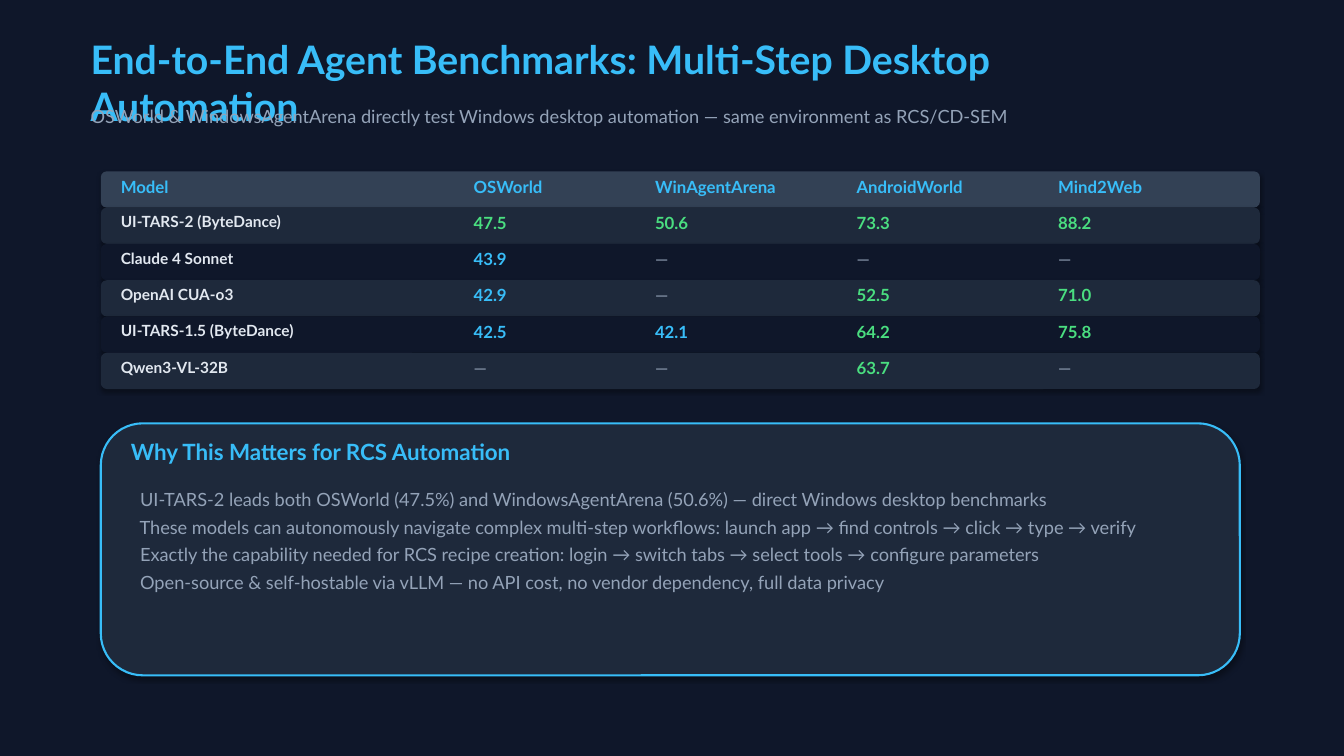
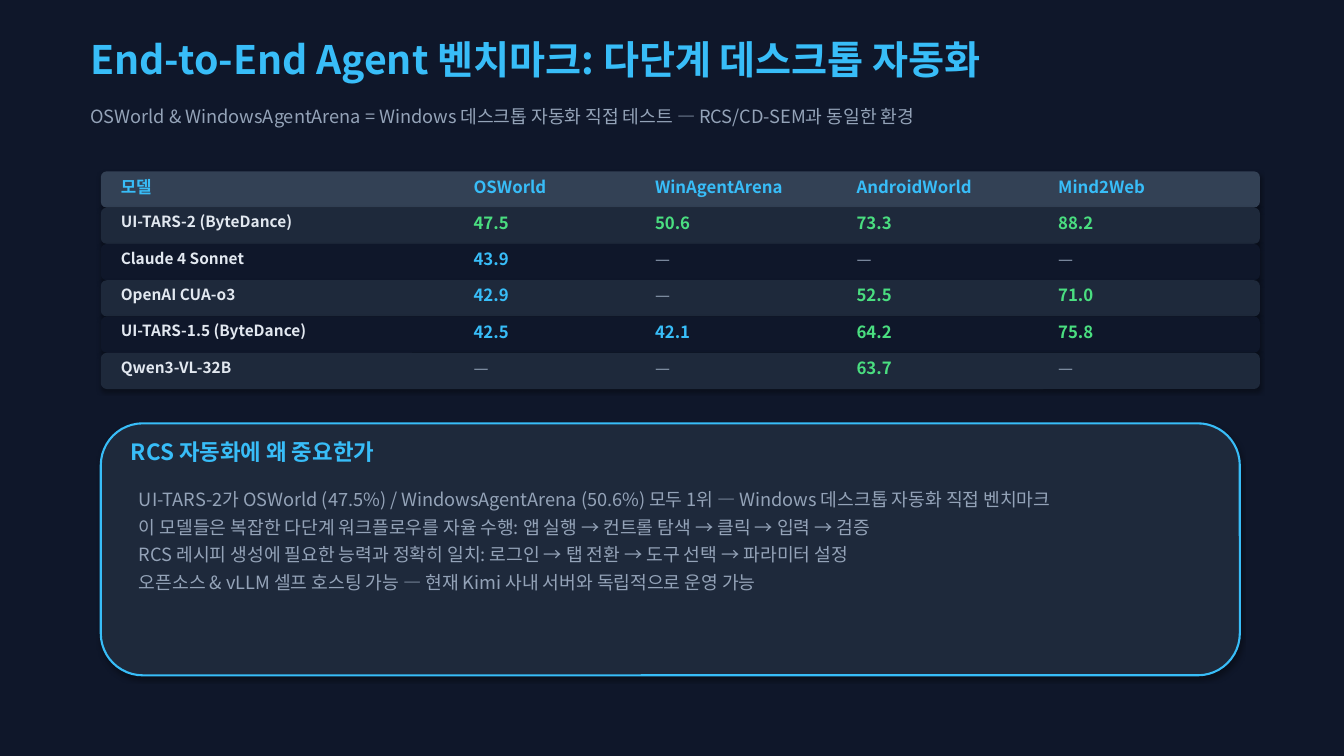
Before and after one commit to DarrenKoi/auto_recipe_creator, a slide deck: slide 4 of docs/gui_vlm_gpu_h200_proposal.pptx. Drawn at 1344x756 pixels with LibreOffice and Linux fonts; fonts in the diff are those of the drawing. Boxes give left, top, right and bottom in pixels: in the first picture for what was removed or moved away, otherwise in the second. Text is boxed around its words. In the diff, an @@ line names an element or a change of style, - is before the commit and + after.

```diff
--- a/docs/gui_vlm_gpu_h200_proposal.pptx
+++ b/docs/gui_vlm_gpu_h200_proposal.pptx
@@ text at box(91, 41, 981, 84): text changed; font Lato to Noto Sans CJK KR @@
-End-to-End Agent Benchmarks: Multi-Step Desktop Automation
+End-to-End Agent 벤치마크: 다단계 데스크톱 자동화
@@ text at box(91, 108, 914, 128): text changed; font Lato to Noto Sans CJK KR @@
-OSWorld & WindowsAgentArena directly test Windows desktop automation — same environment as RCS/CD-SEM
+OSWorld & WindowsAgentArena = Windows 데스크톱 자동화 직접 테스트 — RCS/CD-SEM과 동일한 환경
@@ text at box(121, 179, 152, 195): text changed; font Lato to Noto Sans CJK KR @@
-Model
+모델
@@ font Lato to Noto Sans CJK KR in 29 elements at box(474, 179, 547, 193), box(655, 179, 783, 197), box(857, 179, 972, 193), box(1058, 179, 1145, 193), box(121, 214, 293, 231), box(474, 216, 509, 229), box(655, 216, 690, 229), box(857, 216, 892, 229), box(1058, 216, 1093, 229), box(121, 251, 244, 264), box(474, 252, 509, 265), box(121, 288, 235, 304), box(474, 288, 509, 301), box(857, 288, 892, 301), box(1058, 288, 1093, 301), box(121, 323, 307, 340), box(474, 325, 509, 338), box(655, 325, 690, 338), box(857, 325, 892, 338), box(1058, 325, 1093, 338), box(121, 361, 231, 376), box(857, 361, 892, 374), box(645, 244, 847, 280), box(847, 244, 1049, 280), box(1049, 244, 1230, 280), box(645, 280, 847, 317), box(464, 353, 645, 389), box(645, 353, 847, 389), box(1049, 353, 1230, 389) @@
@@ text at box(131, 441, 374, 462): text changed; font Lato to Noto Sans CJK KR @@
-Why This Matters for RCS Automation
+RCS 자동화에 왜 중요한가
@@ text at box(139, 491, 1050, 591): text changed; font Lato to Noto Sans CJK KR @@
-UI-TARS-2 leads both OSWorld (47.5%) and WindowsAgentArena (50.6%) — direct Windows desktop benchmarks
-These models can autonomously navigate complex multi-step workflows: launch app → find controls → click → type → verify
-Exactly the capability needed for RCS recipe creation: login → switch tabs → select tools → configure parameters
-Open-source & self-hostable via vLLM — no API cost, no vendor dependency, full data privacy
+UI-TARS-2가 OSWorld (47.5%) / WindowsAgentArena (50.6%) 모두 1위 — Windows 데스크톱 자동화 직접 벤치마크
+이 모델들은 복잡한 다단계 워크플로우를 자율 수행: 앱 실행 → 컨트롤 탐색 → 클릭 → 입력 → 검증
+RCS 레시피 생성에 필요한 능력과 정확히 일치: 로그인 → 탭 전환 → 도구 선택 → 파라미터 설정
+오픈소스 & vLLM 셀프 호스팅 가능 — 현재 Kimi 사내 서버와 독립적으로 운영 가능
```
Also in this commit, not shown: 4 other slides changed, 3 slides added, 3 slides removed, 1 other file.
